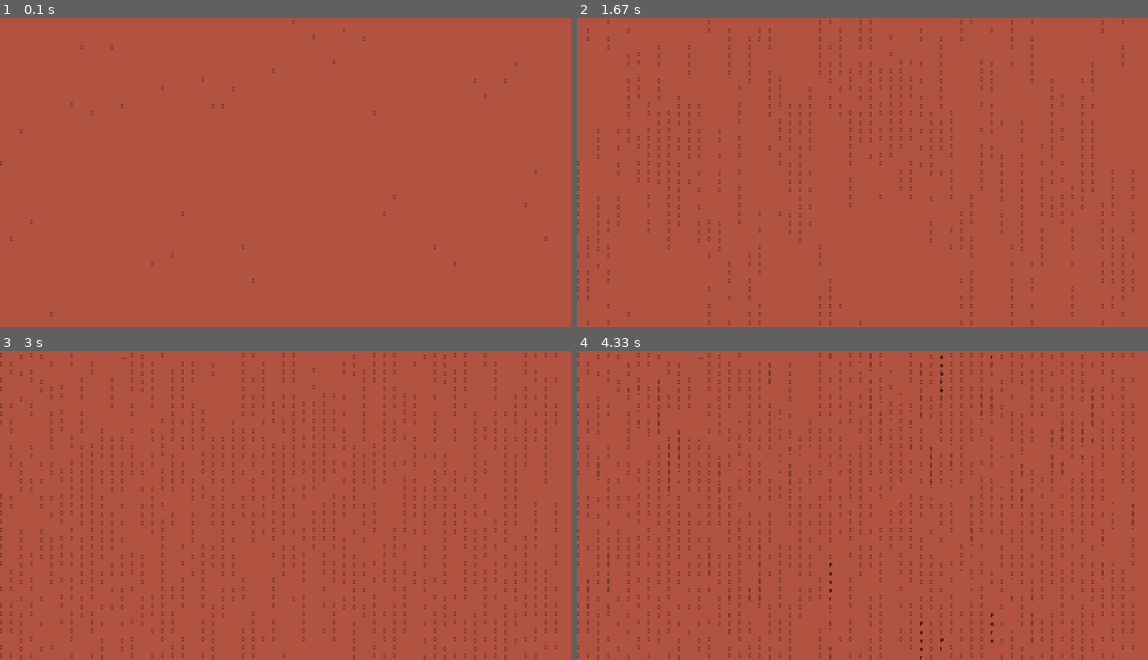
Above: before the commit, frames 1-4 (two rows, left to right).
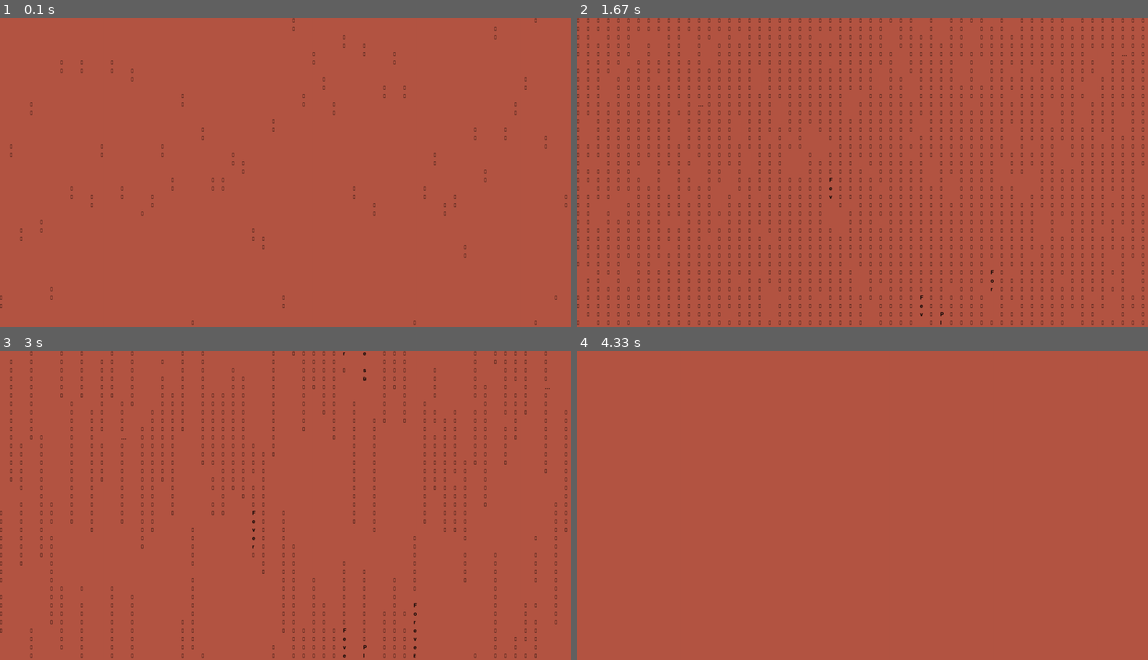
Above: after the commit, the same moments.

Repository: lhsueh1/pygame-card-with-japanese-cmatrix
Game: pygame game, started from controller.py
Same seed, same stepped clock (60 frames per second), same inputs: the game is played once before the commit and once after it.
Inputs:
- Up to frame 1 (0.1 s): no input
- Up to frame 2 (1.67 s): no input
- Up to frame 3 (3 s): no input
- Up to frame 4 (4.33 s): no input

The runs differ from the first frame. In frame 1, 0.6% of the frame differs, in the area x 0-100%, y 0-100%; in frame 2, 6.6%; in frame 3, 5.7%; in frame 4, 5.5%.

Commit message:
better than before

Diff:
--- a/controller.py
+++ b/controller.py
@@ -97,11 +97,16 @@
 
         f = open("src/bad_apple.txt")
         texts = f.readlines()
+
+        # for k in range(len(texts)):
+        #     for jk in range(58 - len(texts[k])):
+        #         texts[k] += " "
+
         random.shuffle(texts)
 
         random_list = []
-        for k in range(56):
-            n = random.randint(1,50)
+        for k in range(58):
+            n = random.randint(1,100)
             random_list.append(n)
 
         i = 0
@@ -140,19 +145,21 @@
             pygame.font.init()
             font = pygame.font.Font("src/jf-openhuninn-1.1.ttf", 24)
 
-            for j in range(56):
+            # rows
+            for j in range(58):
                 ranged_j = j % len(texts)
                 ranged_i = i % (len(texts[ranged_j]) - 1)
-                if ranged_i < i:
-                    self.paint_word(font, " ", j, i, random_list[j])
+                if i > 37: # 925/25 max words per column
+                    self.paint_blank(j, i, random_list[j])
                 else:
                     self.paint_word(font, texts[ranged_j][ranged_i], j, i, random_list[j])
 
 
             pygame.display.update()
-            time.sleep(0.1)
+            time.sleep(0.05)
 
-            if i < 120:
+            print(i)
+            if i < 116:
                 i += 1
             else:
                 i = 1
@@ -163,10 +170,14 @@
         blank = pygame.transform.scale((pygame.image.load("src/red.png")), (30,25))
 
         # random not paint word
-        tsss = fontRead if (random.randint(0,20)<15) else blank
+        tsss = fontRead if (random.randint(0,20)<20) else blank
 
 
-        self.screen.blit(tsss,(30 * j, (yy * 25 + 25*i) % 920))
+        self.screen.blit(tsss,(30 * j, (yy * 25 + 25*i) % 925))
+
+    def paint_blank(self, j, i ,yy):
+        blank = pygame.transform.scale((pygame.image.load("src/red.png")), (30,25))
+        self.screen.blit(blank,(30 * j, (yy * 25 + 25*i) % 925))
 
 def main():
     main_window = Controller()
